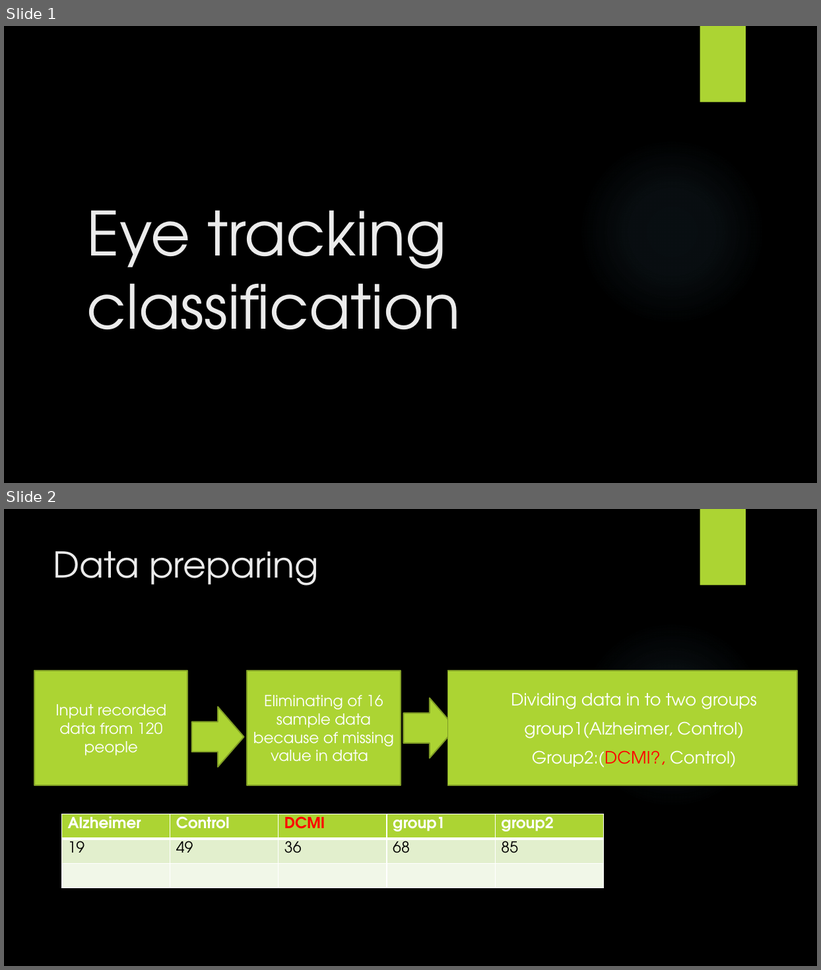
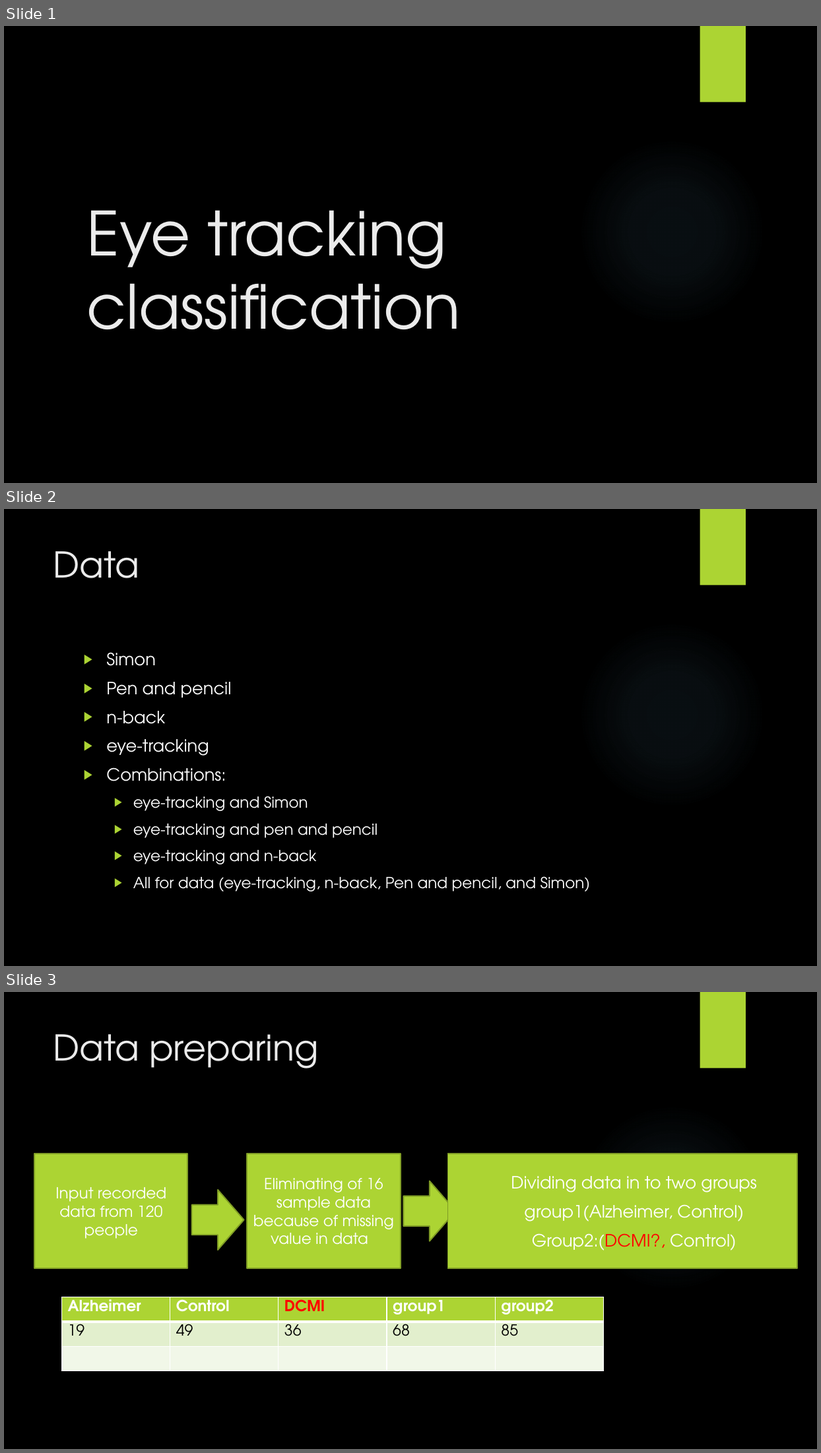
Before and after one commit to aminkhod/Eye_tracking-Neuroscience, a slide deck: Eye track Analysis Diagram.pptx. Shown one above the other, each under a label of ours: slides 1 and 2 before the commit, slides 1, 2 and 3 after it. The pictures are 821x970 and 821x1453 pixels, drawn with LibreOffice and Linux fonts; fonts in the diff are those of the drawing; background and template pictures are left out. Boxes give left, top, right and bottom in pixels: in the first picture for what was removed or moved away, otherwise in the second. Text is boxed around its words. In the diff, an @@ line names an element or a change of style, - is before the commit and + after.

```diff
--- a/Eye track Analysis Diagram.pptx
+++ b/Eye track Analysis Diagram.pptx
@@ slide 2 added at box(4, 509, 817, 966), background picture (left out); not listed: 2 template elements that a slide beside it also shows @@
@@ title added at box(54, 551, 140, 578), 42 pt, text #EBEBEB @@
+Data
@@ text added at box(106, 652, 590, 892), 18 pt, text #FFFFFF @@
+▶ Simon
+▶ Pen and pencil
+▶ n-back
+▶ eye-tracking
+▶ Combinations:
+  ▶ eye-tracking and Simon
+  ▶ eye-tracking and pen and pencil
+  ▶ eye-tracking and n-back
+  ▶ All for data (eye-tracking, n-back, Pen and pencil, and Simon)
@@ what was slide 2 is now slide 3 @@
```
Also in this commit, not shown: 6 other slides added.
